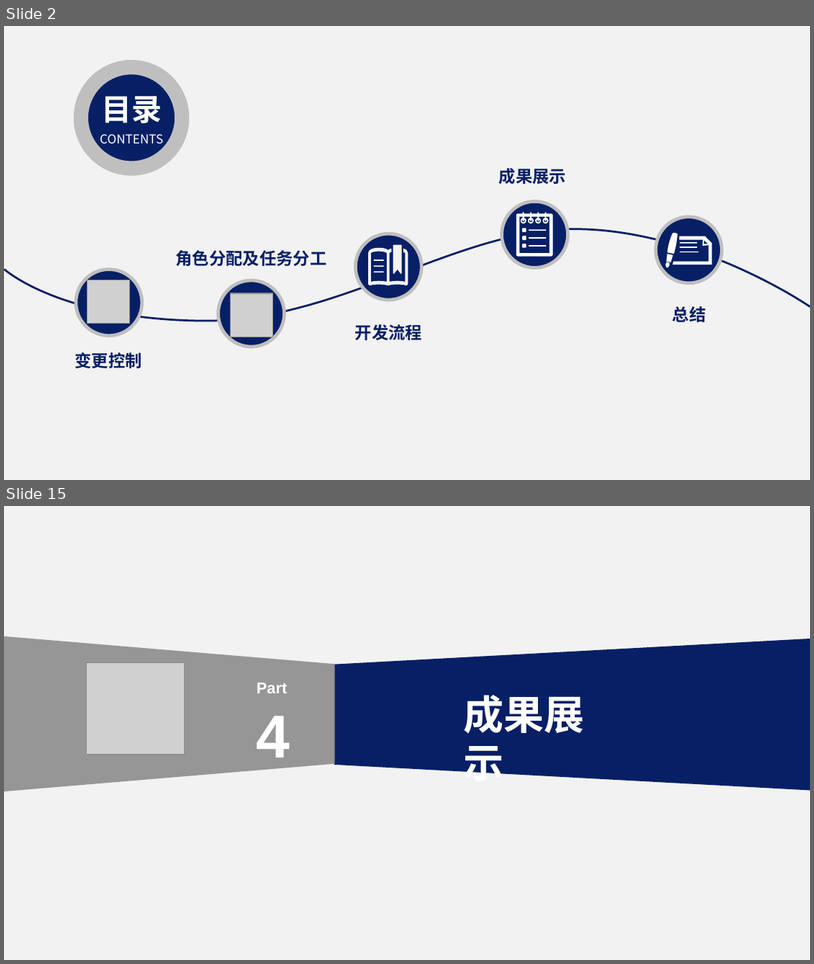
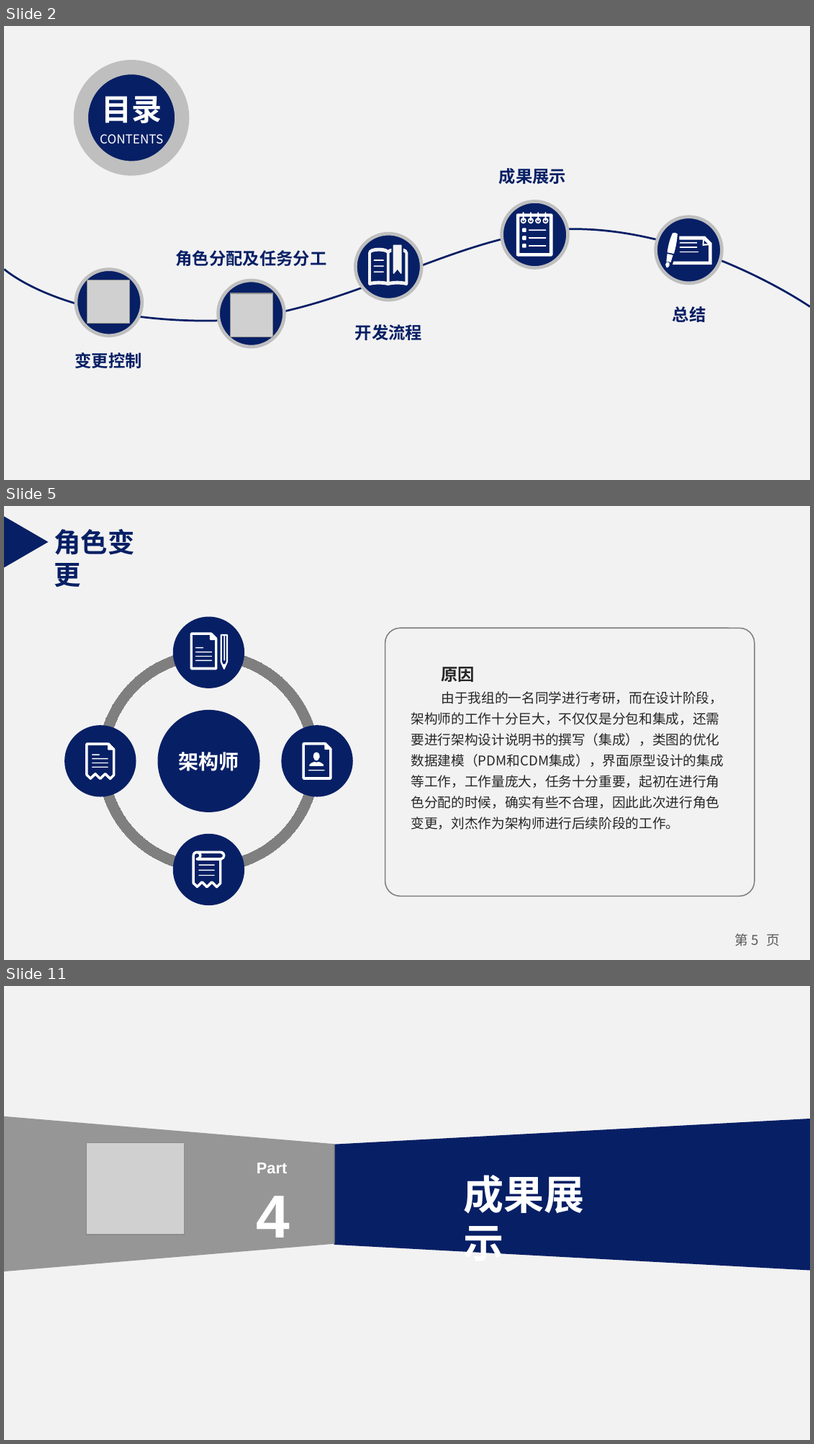
Before and after one commit to NillsWang/OlineEducationSys, a slide deck: practical_exloir/精化阶段/8组 阶段评审 刘杰 .pptx. Shown one above the other, each under a label of ours: slides 2 and 15 before the commit, slides 2, 5 and 11 after it; the slides between them are not shown. The pictures are 814x964 and 814x1444 pixels, drawn with LibreOffice and Linux fonts; fonts in the diff are those of the drawing; grey boxes stand for pictures. Boxes give left, top, right and bottom in pixels: in the first picture for what was removed or moved away, otherwise in the second. Text is boxed around its words. In the diff, an @@ line names an element or a change of style, - is before the commit and + after.

```diff
--- a/practical_exloir/精化阶段/8组 阶段评审 刘杰 .pptx
+++ b/practical_exloir/精化阶段/8组 阶段评审 刘杰 .pptx
@@ slide 5 added at [4,506,810,960], background #F2F2F2 @@
@@ triangle added at [5,516,49,568], fill #071F65 @@
@@ text added at [54,529,135,587], 24 pt, text #071F65, bold @@
+角色变更
@@ rounded rectangle added at [386,628,755,896], outline #7F7F7F 1 pt @@
@@ text added at [412,667,724,829], 12 pt, text #262626 @@
+原因
+由于我组的一名同学进行考研，而在设计阶段，架构师的工作十分巨大，不仅仅是分包和集成，还需要进行架构设计说明书的撰写（集成），类图的优化数据建模（PDM和CDM集成），界面原型设计的集成等工作，工作量庞大，任务十分重要，起初在进行角色分配的时候，确实有些不合理，因此此次进行角色变更，刘杰作为架构师进行后续阶段的工作。
@@ freeform shape added at [158,710,260,813], fill #071F65, 18 pt, text #FFFFFF, bold @@
+架构师
@@ group added at [64,616,353,905]: 23 freeform shapes, 4 arch (boxed as its full ring)s @@
@@ page number added at [736,933,780,946], 12 pt, text #595959 @@
+第 5 页
@@ what was slide 15 is now slide 11 @@
```
Also in this commit, not shown: 9 slides changed, 3 other slides added, 8 slides removed, 1 other file.
